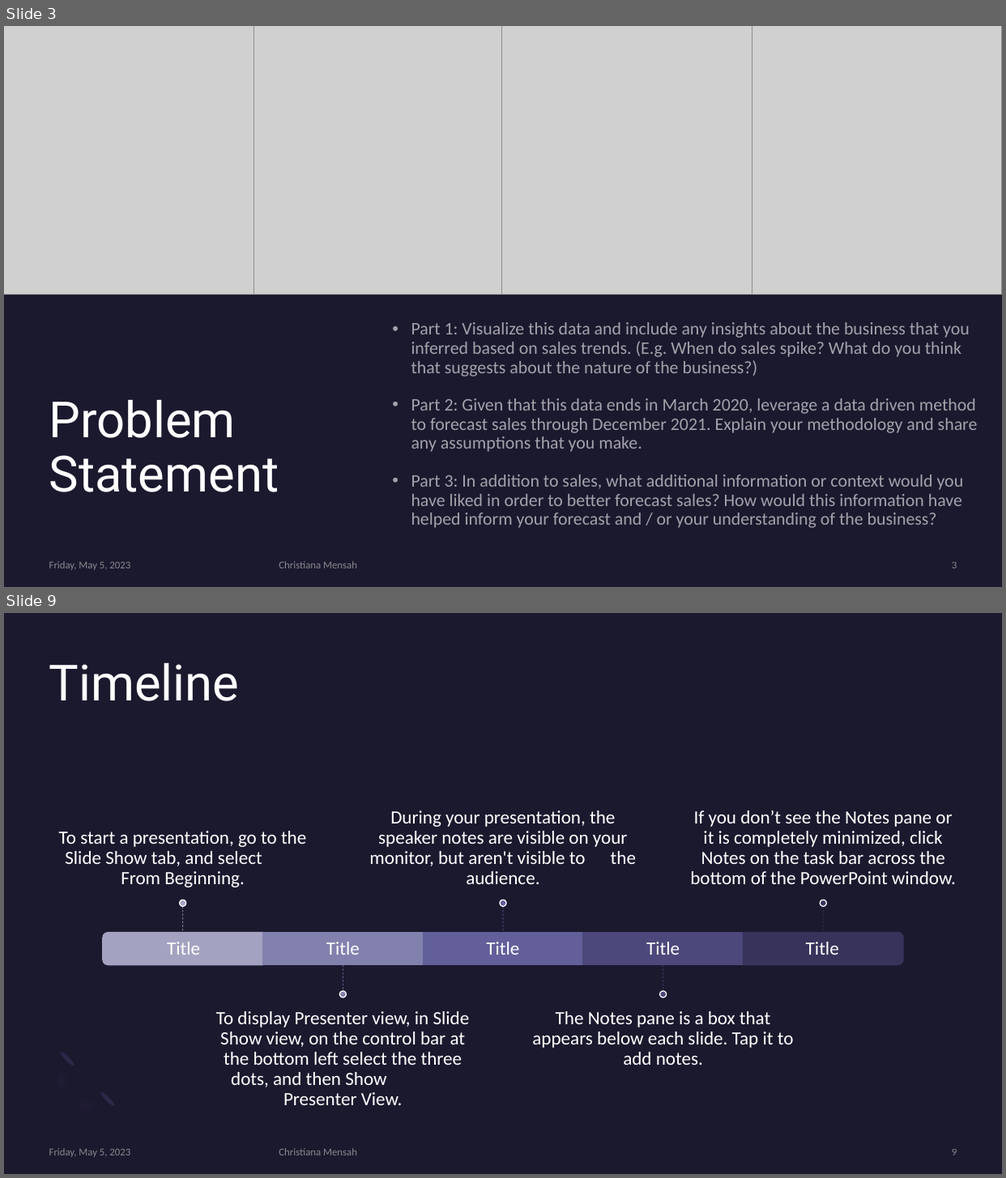
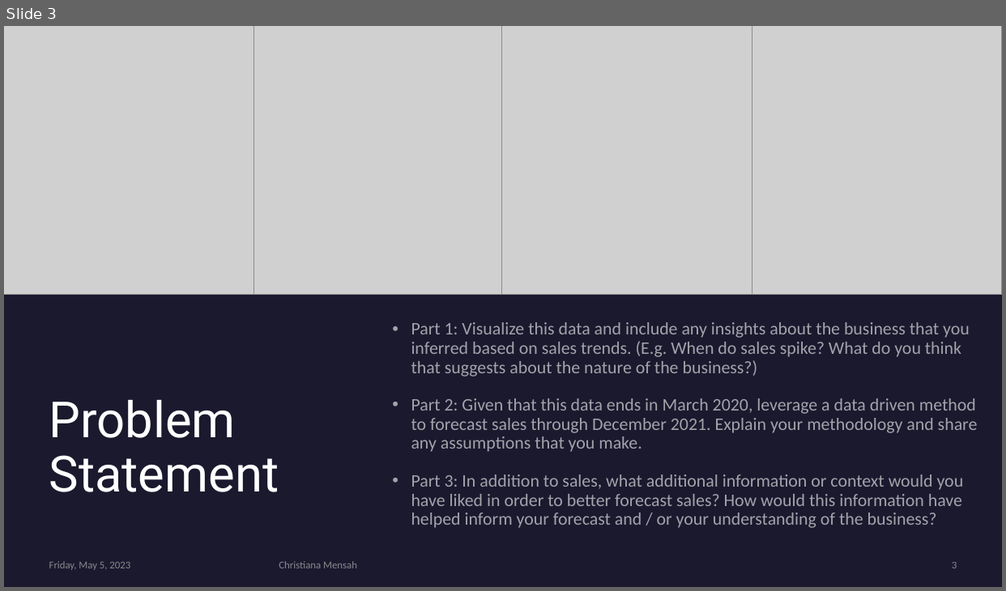
Before and after one commit to cmensah11/ForcastingCase, a slide deck: Forecast Analysis and SQL Queries.pptx. Shown one above the other, each under a label of ours: slides 3 and 9 before the commit, slide 3 after it; the slides between them are not shown. The pictures are 1006x1178 and 1006x591 pixels, drawn with LibreOffice and Linux fonts; fonts in the diff are those of the drawing; grey boxes stand for pictures. Boxes give left, top, right and bottom in pixels: in the first picture for what was removed or moved away, otherwise in the second. Text is boxed around its words. In the diff, an @@ line names an element or a change of style, - is before the commit and + after.

Commit message:
updating marketing quiz spreadsheet and power point analysis

```diff
--- a/Forecast Analysis and SQL Queries.pptx
+++ b/Forecast Analysis and SQL Queries.pptx
@@ slide 9 removed at (4, 613, 1002, 1174), background #1B192E @@
@@ title removed at (49, 662, 240, 701) @@
-Timeline
@@ group removed at (59, 811, 956, 1105): 10 texts, 5 lines, 5 ellipses, 3 rectangles, 2 round same rects @@
-Title
-To start a presentation, go to the Slide Show tab, and select From Beginning.
-Title
-To display Presenter view, in Slide Show view, on the control bar at the bottom left select the three dots, and then Show Presenter View.
-Title
-During your presentation, the speaker notes are visible on your monitor, but aren't visible to the audience.
-Title
-The Notes pane is a box that appears below each slide. Tap it to add notes.
-Title
-If you don’t see the Notes pane or it is completely minimized, click Notes on the task bar across the bottom of the PowerPoint window.
@@ freeform shape removed at (33, 1049, 117, 1133) @@
@@ ellipse removed at (59, 1050, 76, 1067) @@
@@ ellipse removed at (99, 1091, 116, 1108) @@
@@ text removed at (49, 1148, 130, 1157) @@
-Friday, May 5, 2023
@@ text removed at (279, 1148, 357, 1156) @@
-Christiana Mensah
@@ page number removed at (952, 1149, 957, 1156) @@
-9
```
Also in this commit, not shown: 6 slides changed, 8 slides added, 4 other slides removed, 1 other file.
